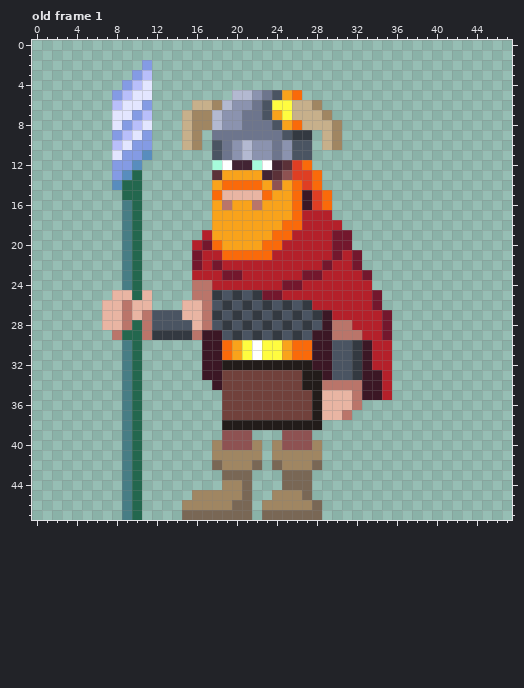
Pixel-art file -- sprites/boss_2_attack3.aseprite. Above is the file before it was changed.
48x48 pixels, 19 frames. Shown: old frame 1. The commit also changed other frames, which this record leaves out.
Now the later version:
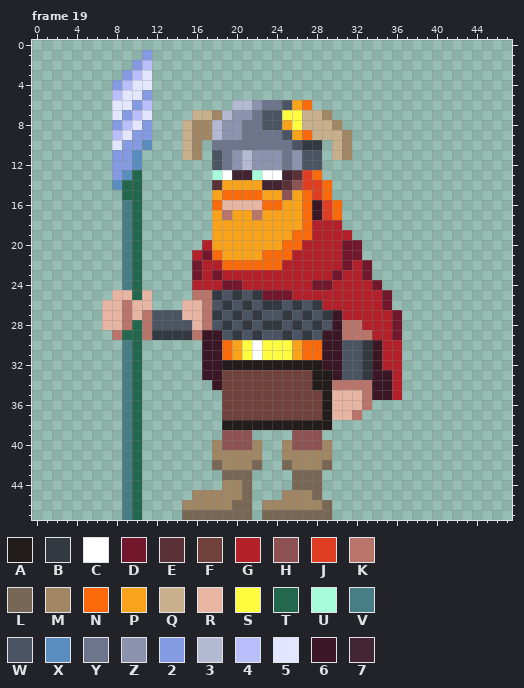
Palette (. is transparent): A #221c1a  B #333941  C #ffffff  D #73172d  E #5b3138  F #71413b  G #b4202a  H #8e5252  J #df3e23  K #ba756a  L #796755  M #a08662  N #fa6a0a  P #f9a31b  Q #c7b08b  R #e9b5a3  S #fffc40  T #23674e  U #a6fcdb  V #477d85  W #4a5462  X #588dbe  Y #6d758d  Z #8b93af  2 #849be4  3 #b3b9d1  4 #b9bffb  5 #e3e6ff  6 #3b1725  7 #422433
A new or re-ordered frame is compared with the old frame closest to it.
From old to new:
frames re-ordered
Frame 19 against old frame 1, layer "Layer 5":
y 1: x 11 . -> 2
y 2: x 10..11 .2 -> 24
y 3: x 9..11 .24 -> 245
y 4: x 8..10 .24 -> 245
y 5: x 8..9 24 -> 45; x 11 5 -> 2; x 20..26 33ZYWPN -> .......
y 6: x 8 4 -> 5; x 10..11 52 -> 24; x 16..28 QQM3ZZYWSSQQM -> ....33ZYYWPN.
y 7: x 9..11 524 -> 245; x 15..19 QMM3Z -> .QQM3; x 21 Y -> Z; x 24 P -> W; x 26 Q -> S
y 8: x 8..11 5245 -> 2452; x 23 Y -> W; x 26 N -> S
y 9: x 8..10 245 -> 452; x 17..20 .YYY -> M3ZZ; x 26..28 BB. -> PNQ; x 30..31 M. -> QM
y 10: x 8..9 45 -> 52; x 11 2 -> X; x 18 W -> Y; x 20..23 Z3ZZ -> YYYY; x 25 Z -> Y; x 27..31 W.QM. -> BB.QM
y 11: x 8 5 -> 2; x 10..11 2X -> X.; x 15..16 .. -> QM; x 24..26 YZW -> ZYZ; x 28 . -> W; x 30..31 .. -> QM
y 12: x 18..28 UC77UC7EJN. -> WYZ3ZZZYZWW
y 13: x 18..26 EPPPP7EHJ -> UC77UCC7E
y 14: x 18..26 PNNNNPHPN -> EPPPP77EH; x 28..29 N. -> JN
y 15: x 18..23 NRRRRN -> PNNNNP; x 25..27 PN6 -> HPN
y 16: x 18..24 PKPPKPP -> NRRRRNN; x 26..30 N6JN. -> PN6JN
y 17: x 19 P -> K; x 22 P -> K; x 26..30 NGGG. -> PN6JN
y 18: x 25..27 NNG -> PPN
y 19: x 17 G -> .; x 24..27 NNGG -> PPNN; x 30..31 DD -> GG
y 20: x 16..18 GDN -> .GP; x 23..26 NNGG -> PPNN; x 30 D -> G; x 32 . -> D
y 21: x 16..22 DGGNNNN -> GDNPPPP; x 24..25 GG -> NN; x 30..31 DG -> GD
y 22: x 18..24 DGGGGGG -> GNNNNNN; x 29 D -> G; x 31..33 GD. -> DGD
y 23: x 16 G -> D; x 18..20 GDD -> DGG; x 27..28 DD -> GG; x 30 G -> D
y 24: x 16..17 KK -> GG; x 19..20 GG -> DD; x 25..26 DD -> GG; x 28..29 GG -> DD; x 34 . -> D
y 25: x 25 G -> D; x 34..35 D. -> GD
y 26: x 24..28 WBWBG -> BWBWB; x 34..35 D. -> GD
y 27: x 24..30 BWBWB6G -> WBWBWB6; x 35..36 D. -> GD
y 28: x 24..30 WBWBW6K -> BWBWBW6; x 32 G -> K; x 35..36 D. -> GD
y 29: x 24..28 BWBW6 -> WBWBW; x 30 K -> 6; x 33 G -> K; x 35..36 D. -> GD
y 30..31: x 25..26 PN -> SP; x 28 6 -> N; x 30 W -> 6; x 32..34 B6G -> WB6; x 36 . -> G
y 32: x 28 6 -> A; x 30 W -> 6; x 32..34 B6G -> WB6; x 36 . -> G
y 33: x 27 A -> F; x 29..30 6W -> A6; x 32..33 B6 -> WB; x 35..36 G. -> 6G
y 34: x 27 A -> F; x 29 K -> A; x 33 6 -> K; x 35..36 G. -> 6G
y 35: x 28..29 AR -> FA; x 32..33 K6 -> RK; x 35..36 G. -> 6G
y 36: x 28..29 AR -> FA; x 32..33 K. -> RK
y 37: x 28..29 AR -> FA; x 31..32 K. -> RK
y 38: x 29 . -> A
y 39: x 25 H -> .; x 28 . -> H
y 40: x 24..25 MH -> .M; x 28..29 M. -> HM
y 41: x 24 M -> .; x 29 . -> M
y 42: x 24..25 LM -> .L; x 28..29 L. -> ML
y 43..44: x 25 L -> .; x 28 . -> L
y 45: x 24 M -> .; x 27..28 L. -> ML
y 46: x 28..29 L. -> ML
y 47: x 29 . -> L
Changed places in both pictures, as pixel boxes (x1, y1, x2, y2):
changed: (112, 50, 152, 160)
changed: (182, 90, 402, 520)
